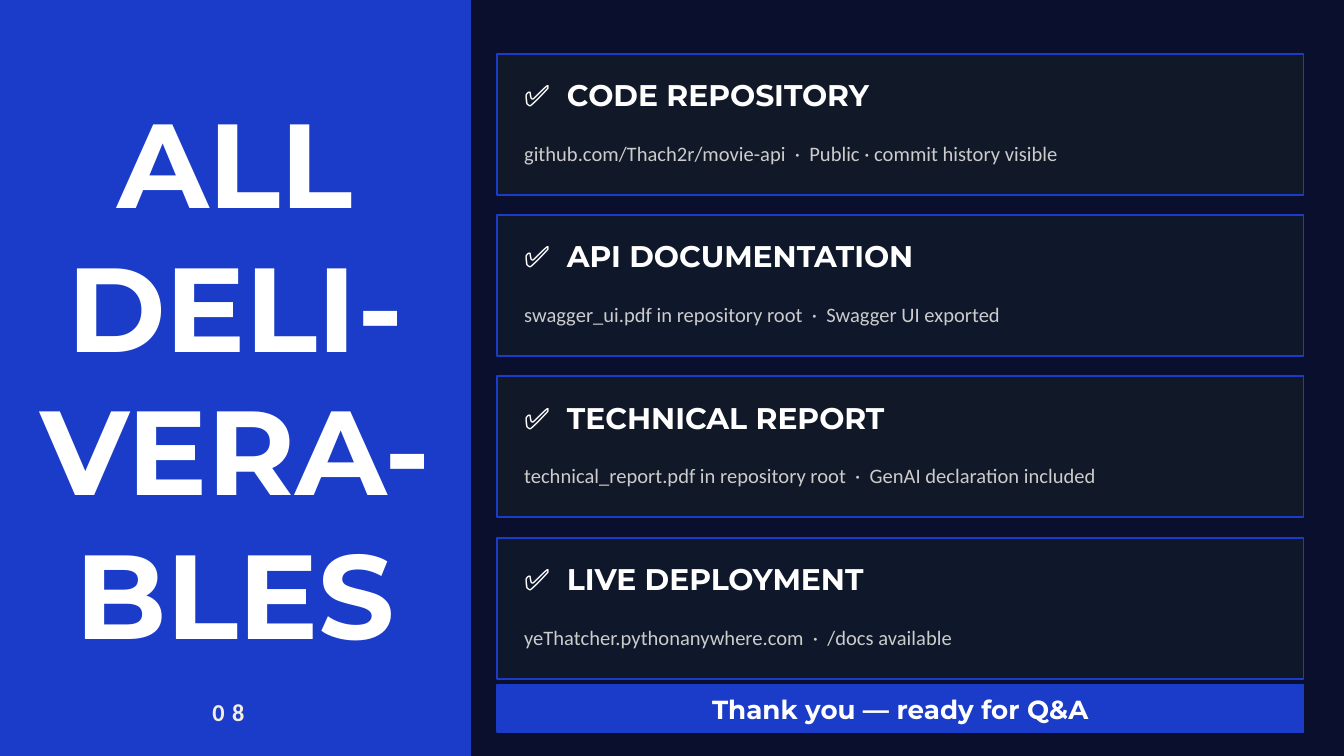
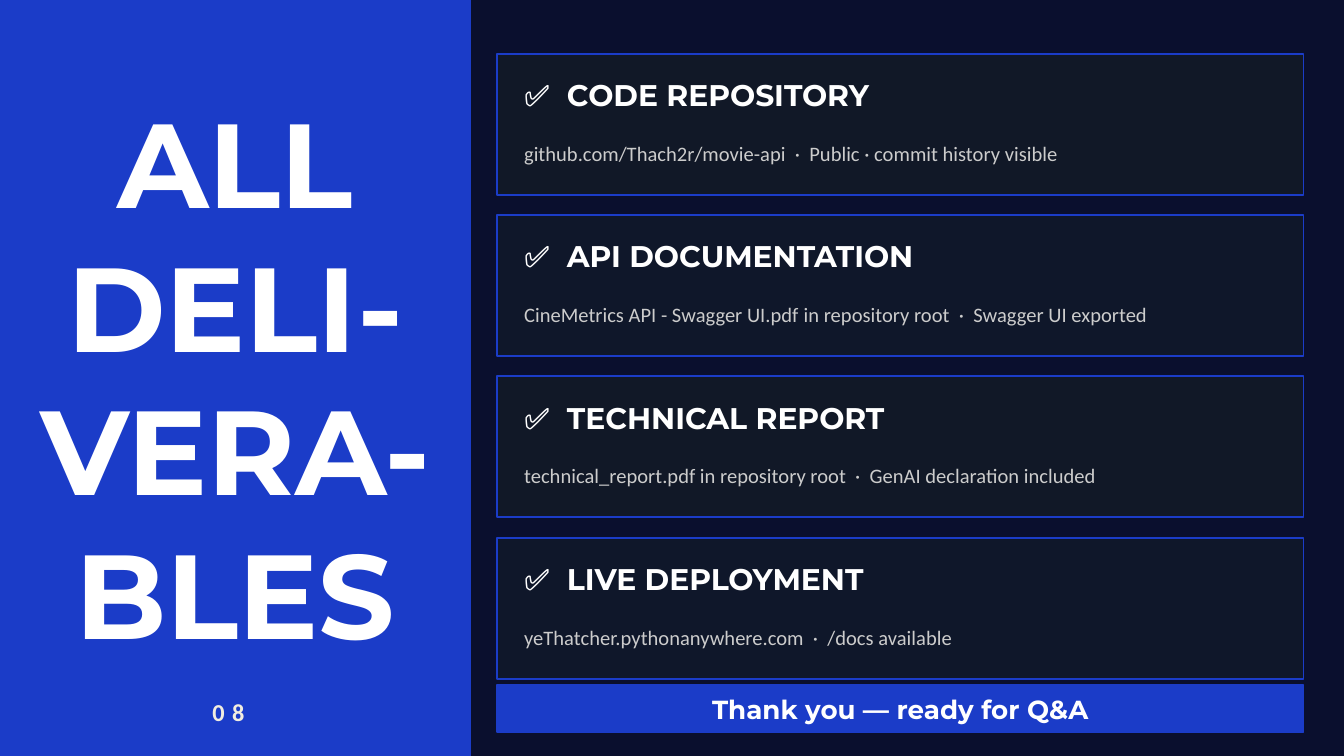
Before and after one commit to Thach2r/movie-api, a slide deck: slide 9 of CineMetrics_Final.pptx. Drawn at 1344x756 pixels with LibreOffice and Linux fonts; fonts in the diff are those of the drawing. Boxes give left, top, right and bottom in pixels: in the first picture for what was removed or moved away, otherwise in the second. Text is boxed around its words. In the diff, an @@ line names an element or a change of style, - is before the commit and + after.

Commit message:
Add files via upload
renew ppt

```diff
--- a/CineMetrics_Final.pptx
+++ b/CineMetrics_Final.pptx
@@ text at [524,307,1146,326]: text changed @@
-swagger_ui.pdf in repository root · Swagger UI exported
+CineMetrics API - Swagger UI.pdf in repository root · Swagger UI exported
```
